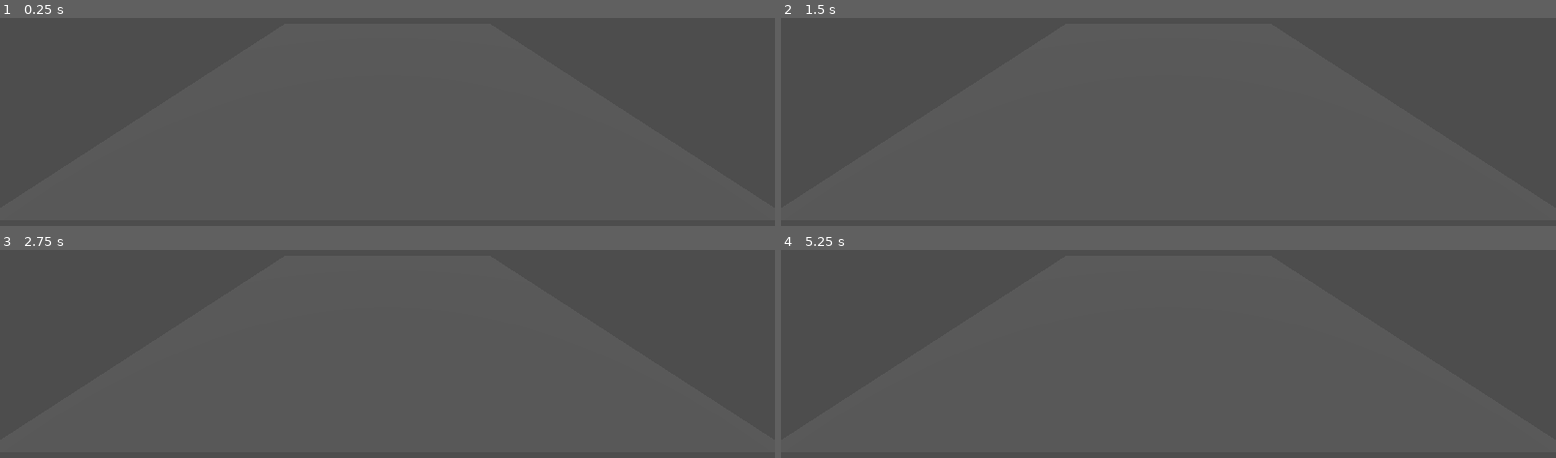
Above: before the commit, frames 1-4 (two rows, left to right).
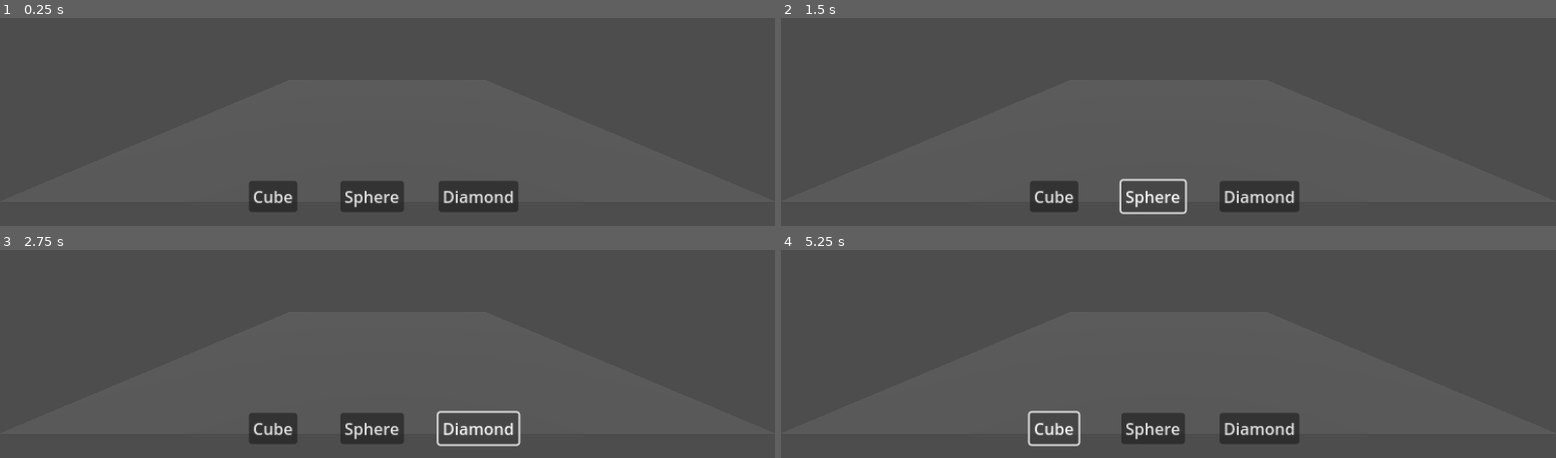
Above: after the commit, the same moments.

Repository: Vegito2367/HH25
Game: Godot game, scene res://Scenes/main.tscn
Same seed, same stepped clock (60 frames per second), same inputs: the game is played once before the commit and once after it. The project has no main scene, so this scene is started directly.
Inputs (mouse positions are in pixels of both pictures, inside the frame that each line leads up to):
- Up to frame 1 (0.25 s): no input
- Up to frame 2 (1.5 s): click (1052, 196) at 0.5 s, where only the run after the commit has a clickable "Cube"; click (1153, 196) at 1.25 s, where only the run after the commit has a clickable "Sphere"
- Up to frame 3 (2.75 s): click (480, 428) at 2 s, where only the run after the commit has a clickable "Diamond"
- Up to frame 4 (5.25 s): click (1052, 428) at 2.75 s, where only the run after the commit has a clickable "Cube"; click (1153, 428) at 3.5 s, where only the run after the commit has a clickable "Sphere"; click (1261, 428) at 4.25 s, where only the run after the commit has a clickable "Diamond"; click (1052, 428) at 5 s, where only the run after the commit has a clickable "Cube"

The runs differ from the first frame. In frame 1, 3.4% of the frame differs, in the area x 32-67%, y 78-94%; in frame 2, 2.8%; in frame 3, 2.6%; in frame 4, 2.9%.

Commit message:
Saving progress

Diff:
--- a/godothh25/hh25/Scenes/main.tscn
+++ b/godothh25/hh25/Scenes/main.tscn
@@ -8,7 +8,7 @@
 script = ExtResource("1_nt2sx")
 
 [node name="Camera3D" type="Camera3D" parent="."]
-transform = Transform3D(1, 0, 0, 0, 0.955268, 0.295741, 0, -0.295741, 0.955268, 0, 0.619651, 0.39744)
+transform = Transform3D(1, 0, 0, 0, 1, 0, 0, 0, 1, 0, 0.420356, 0.39744)
 fov = 79.2
 
 [node name="DirectionalLight3D" type="DirectionalLight3D" parent="."]
@@ -16,5 +16,40 @@
 sky_mode = 1
 
 [node name="MeshInstance3D" type="MeshInstance3D" parent="."]
-transform = Transform3D(1, 0, 0, 0, 1, 0, 0, 0, 1, 0, 0, -1.09047)
+transform = Transform3D(1, 0, 0, 0, 1, 0, 0, 0, 1, 0, 0, -1.2781)
 mesh = SubResource("PlaneMesh_3a071")
+
+[node name="Control" type="Control" parent="."]
+layout_mode = 3
+anchors_preset = 0
+offset_right = 40.0
+offset_bottom = 40.0
+
+[node name="Button" type="Button" parent="Control"]
+layout_mode = 0
+offset_left = 370.0
+offset_top = 536.0
+offset_right = 418.0
+offset_bottom = 567.0
+scale = Vector2(1.5, 1.5)
+text = "Cube"
+
+[node name="Button2" type="Button" parent="Control"]
+layout_mode = 0
+offset_left = 506.0
+offset_top = 536.0
+offset_right = 569.0
+offset_bottom = 567.0
+scale = Vector2(1.5, 1.5)
+text = "Sphere
+"
+
+[node name="Button3" type="Button" parent="Control"]
+layout_mode = 0
+offset_left = 652.0
+offset_top = 536.0
+offset_right = 731.0
+offset_bottom = 567.0
+scale = Vector2(1.5, 1.5)
+text = "Diamond
+"
--- a/godothh25/hh25/Scripts/screen_controller.gd
+++ b/godothh25/hh25/Scripts/screen_controller.gd
@@ -10,6 +10,13 @@
 # Preload the shapes you want to insert
 const SphereScene = preload("res://Scenes/sphere.tscn")
 const CubeScene = preload("res://Scenes/cube.tscn")
+
+# Get a reference to the active camera.
+@onready var camera: Camera3D = get_viewport().get_camera_3d()
+
+var nextShape
+var currentShape = null
+var previousCommand:String=""
 
 # WebSocket client instance
 var _ws_client = WebSocketPeer.new()
@@ -68,11 +75,27 @@
 	# Use 'get' with a default value to safely access keys
 	var command = parsed_json.get("command", "none")
 
+
 	# Use a match statement to handle different commands
 	match command:
 		"insert":
-			var shape = parsed_json.get("shape", "none")
-			_insert_shape(shape)
+			checkCommandCompatibility(command)
+			var shape: String = parsed_json.get("shape", "none")
+
+			if(shape=="sphere"):
+				currentShape = SphereScene.instantiate()
+			if(shape=="cube"):
+				currentShape = CubeScene.instantiate()
+			add_child(currentShape)
+			currentShape.position = Vector3(0,0,10) #Dummy Position behind camera
+
+		"selectXY":
+			checkCommandCompatibility(command)
+			var x:float = float(parsed_json.get("x", "0.0"))
+			var y:float = float(parsed_json.get("y", "0.0"))
+			var screen_coords = Vector2(x, y)
+			var world_coords = get_world_coords_on_z0_plane(screen_coords)
+			currentShape.position = world_coords
 		"scale":
 			# TODO: Implement scaling logic
 			print("Received 'scale' command (not yet implemented).")
@@ -81,7 +104,13 @@
 			print("Received 'rotate' command (not yet implemented).")
 		_:
 			print("Received unknown command: ", command)
+	previousCommand = command
 
+func GetShapeScene(shape: String):
+	match shape:
+		"cube": return CubeScene
+		"sphere": return SphereScene
+		_: return null
 
 # This function instantiates a new shape in the scene
 func _insert_shape(shape_name: String):
@@ -97,8 +126,52 @@
 			print("Cannot insert unknown shape: ", shape_name)
 			return
 
-	if new_shape_instance:
-		# Add the new shape as a child of this node
-		add_child(new_shape_instance)
-		# Position it randomly for demonstration
-		new_shape_instance.position = Vector3(0,0,-1)
+
+
+func checkCommandCompatibility(command: String):
+	match command:
+		"insert":
+			if !(previousCommand=="" || previousCommand =="insert"):
+						print("ERROR: INCOMPATIBLE SEQUENCE OF COMMANDS")
+						killProgram()
+		"selectXY":
+			if!(previousCommand=="insert" || previousCommand =="selectXY"):
+						print("ERROR: INCOMPATIBLE SEQUENCE OF COMMANDS")
+						killProgram()
+		_:
+			pass
+
+func shapeNullCheck():
+	if (nextShape!=null):
+		print("ERROR: SHAPE NOT FOUND")
+		killProgram()
+func killProgram():
+	get_tree().quit()
+
+
+
+func get_world_coords_on_z0_plane(screen_pos: Vector2) -> Vector3:
+	# Ensure the camera is available.
+	if not camera:
+		return Vector3.ZERO
+
+	# 1. Define the target plane where Z is always 0.
+	# The normal vector (0, 0, 1) is perpendicular to this plane.
+	var target_plane = Plane(-1*Vector3.FORWARD, 0)
+
+	# 2. Get the ray's origin and direction from the camera.
+	var ray_origin: Vector3 = camera.project_ray_origin(screen_pos)
+	var ray_direction: Vector3 = camera.project_ray_normal(screen_pos)
+
+	# 3. Calculate the intersection point.
+	var intersection_point: Vector3 = target_plane.intersects_ray(ray_origin, ray_direction)
+
+	# This check is important. If the camera looks parallel to the plane,
+	# the ray will never intersect, and the result will be null.
+	if intersection_point != null:
+		# The Z value of this point will be 0 (or a very tiny float value close to it).
+		return intersection_point
+	else:
+		print("Error: Camera ray does not intersect the Z=0 plane.")
+		# Return a sensible default or handle the error.
+		return Vector3.ZERO
Not shown, added: cace.py
Not shown, added: testvision.py
